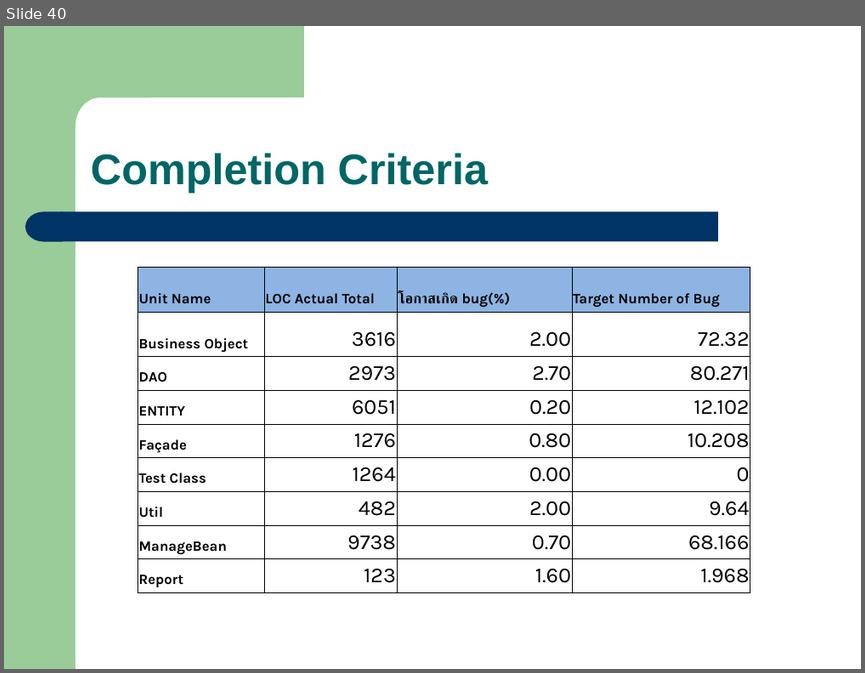
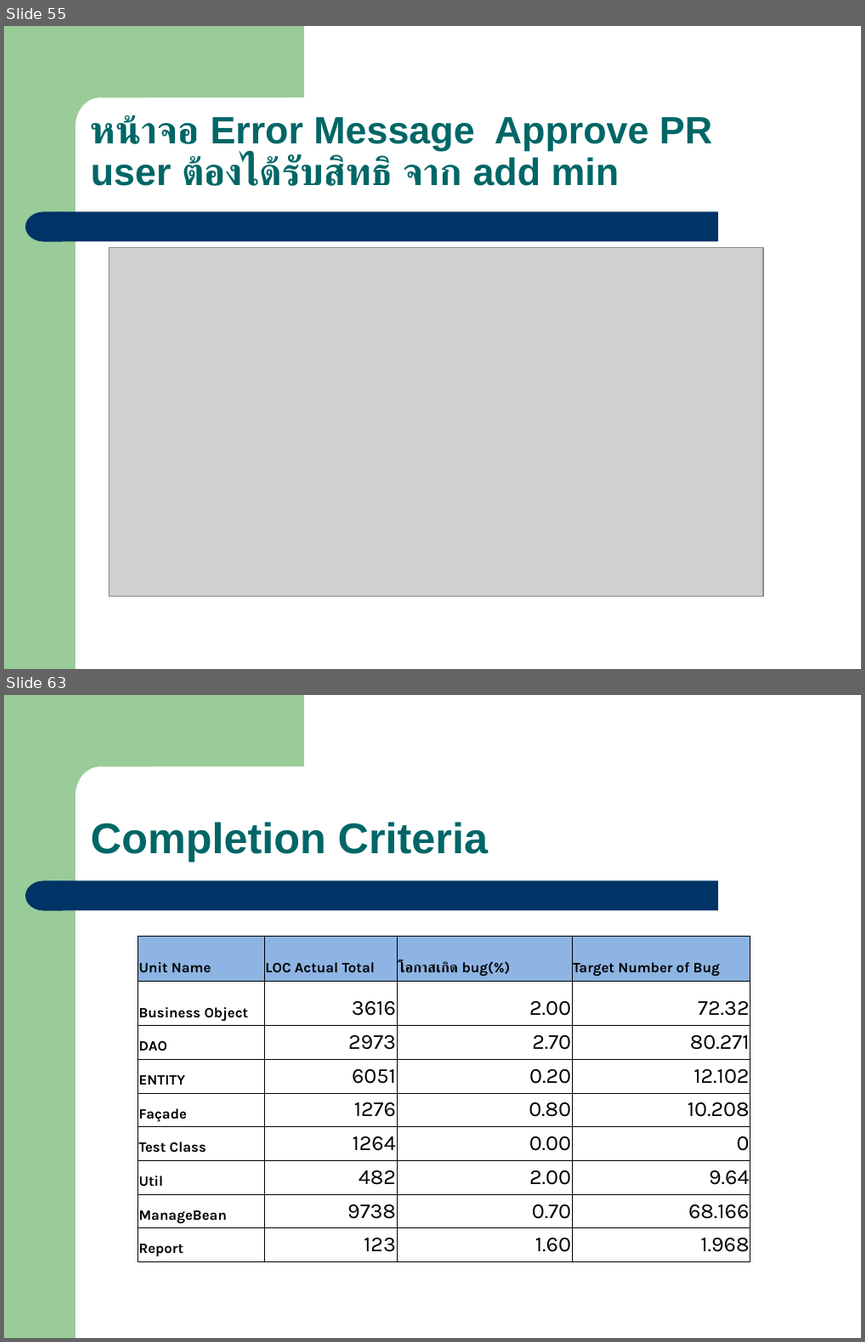
Before and after one commit to eseawind/simple-mrp, a slide deck: simple-mrp-doc/Simple_MRP_Present_V1.2_POM_20110226.ppt. Shown one above the other, each under a label of ours: slide 40 before the commit, slides 55 and 63 after it; the slides between them are not shown. The pictures are 865x673 and 865x1342 pixels, drawn with LibreOffice and Linux fonts; fonts in the diff are those of the drawing; grey boxes stand for pictures. Boxes give left, top, right and bottom in pixels: in the first picture for what was removed or moved away, otherwise in the second. Text is boxed around its words. In the diff, an @@ line names an element or a change of style, - is before the commit and + after.

```diff
--- a/simple-mrp-doc/Simple_MRP_Present_V1.2_POM_20110226.ppt
+++ b/simple-mrp-doc/Simple_MRP_Present_V1.2_POM_20110226.ppt
@@ slide 55 added at bbox=[4, 26, 861, 669], background #FFFFFF; not listed: 4 template elements that a slide beside it also shows @@
@@ text added at bbox=[91, 115, 712, 186], 32 pt, text #006666, bold @@
+หน้าจอ Error Message Approve PR user ต้องได้รับสิทธิ จาก add min
@@ picture added at bbox=[109, 247, 763, 596] @@
@@ what was slide 40 is now slide 63 @@
```
Also in this commit, not shown: 1 slide changed, 24 other slides added, 2 slides removed, 3 other files.
